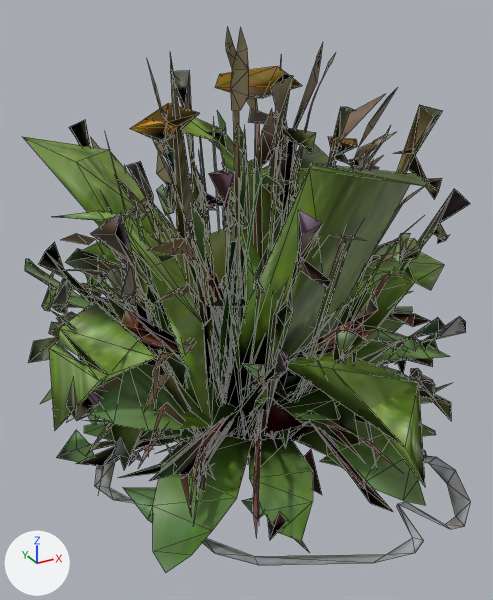
The glTF model labs/plants/data/grassesLow/tri300.gltf, before and after one commit.
The view is the same before and after, from a 50 mm camera at (2.984, -0.386, 0.299) aimed at (3.192, -0.006, 0.109). The axes (+X, +Y, +Z) are drawn at lower left. The lights are the same throughout. The older version comes first. Mesh edges are drawn as thin lines. Where no turn or scale is listed for an object, it has been applied to the vertices. Vertices at exactly the same position are counted once.

Objects in the first picture: '0:bunchgrass', '1:reeds', '2:dry grass', '3:broad-leaf hosta', '4:clover', '5:wild strawberry', '6:dandelion', '7:plantain', '8:purple-top grass'.
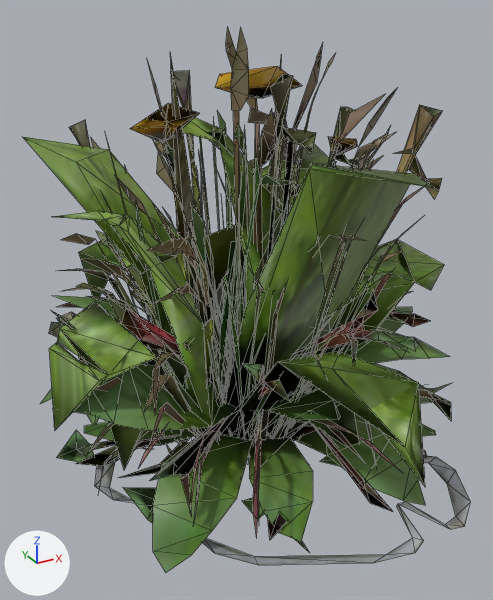
Edits to the bpy script that builds the scene:
```text
Change me_tripo_3e62f4ee_f659_486c_81fc_55de62da6876_005:
    used by ob_4_clover; location = (3.2, 0.0, 0.0)
    remove me_tripo_3e62f4ee_f659_486c_81fc_55de62da6876_005.from_pydata(...)  # 398 vertices, 499 faces; spans x -0.143..0.143, y -0.118..0.117, z -0.013..0.19
    add me_tripo_3e62f4ee_f659_486c_81fc_55de62da6876_005.from_pydata(...)  # 218 vertices, 290 faces; spans x -0.143..0.143, y -0.1..0.117, z -0.013..0.163
    me_tripo_3e62f4ee_f659_486c_81fc_55de62da6876_005 part 1: 28 loose pieces with 180 vertices, spanning x -0.135..0.121, y -0.118..0.112, z 0.0..0.19, are deleted
Change me_tripo_3e62f4ee_f659_486c_81fc_55de62da6876_006:
    used by ob_5_wild_strawberry; location = (3.2, 0.0, 0.0)
    remove me_tripo_3e62f4ee_f659_486c_81fc_55de62da6876_006.from_pydata(...)  # 315 vertices, 398 faces; spans x -0.14..0.144, y -0.143..0.143, z 0.001..0.179
    add me_tripo_3e62f4ee_f659_486c_81fc_55de62da6876_006.from_pydata(...)  # 195 vertices, 282 faces; spans x -0.14..0.144, y -0.141..0.143, z 0.001..0.179
    me_tripo_3e62f4ee_f659_486c_81fc_55de62da6876_006 part 2: 22 loose pieces with 120 vertices, spanning x -0.104..0.132, y -0.143..0.086, z 0.005..0.145, are deleted
Change me_tripo_3e62f4ee_f659_486c_81fc_55de62da6876_009:
    used by ob_8_purple_top_grass; location = (3.2, 0.0, 0.0)
    remove me_tripo_3e62f4ee_f659_486c_81fc_55de62da6876_009.from_pydata(...)  # 918 vertices, 1517 faces; spans x -0.148..0.148, y -0.143..0.143, z -0.003..0.26
    add me_tripo_3e62f4ee_f659_486c_81fc_55de62da6876_009.from_pydata(...)  # 162 vertices, 269 faces; spans x -0.099..0.093, y -0.095..0.11, z 0.005..0.26
    me_tripo_3e62f4ee_f659_486c_81fc_55de62da6876_009 part 3: 43 loose pieces with 756 vertices, spanning x -0.148..0.148, y -0.143..0.143, z -0.003..0.21, are deleted
```

Location of each change, [x1, y1, x2, y2] in pixels of the pictures (493 x 600 px):
'8:purple-top grass', reshaped
    before: [25, 70, 470, 491]
    after: [69, 70, 442, 355]
'4:clover', reshaped (mostly hidden)
    before: [49, 182, 424, 524]
    after: [49, 224, 392, 524]
part 1 of me_tripo_3e62f4ee_f659_486c_81fc_55de62da6876_005, deleted (mostly hidden)
    before: [66, 182, 424, 447]
part 2 of me_tripo_3e62f4ee_f659_486c_81fc_55de62da6876_006, deleted (mostly hidden)
    before: [136, 255, 435, 495]
part 3 of me_tripo_3e62f4ee_f659_486c_81fc_55de62da6876_009, deleted
    before: [25, 156, 470, 491]
